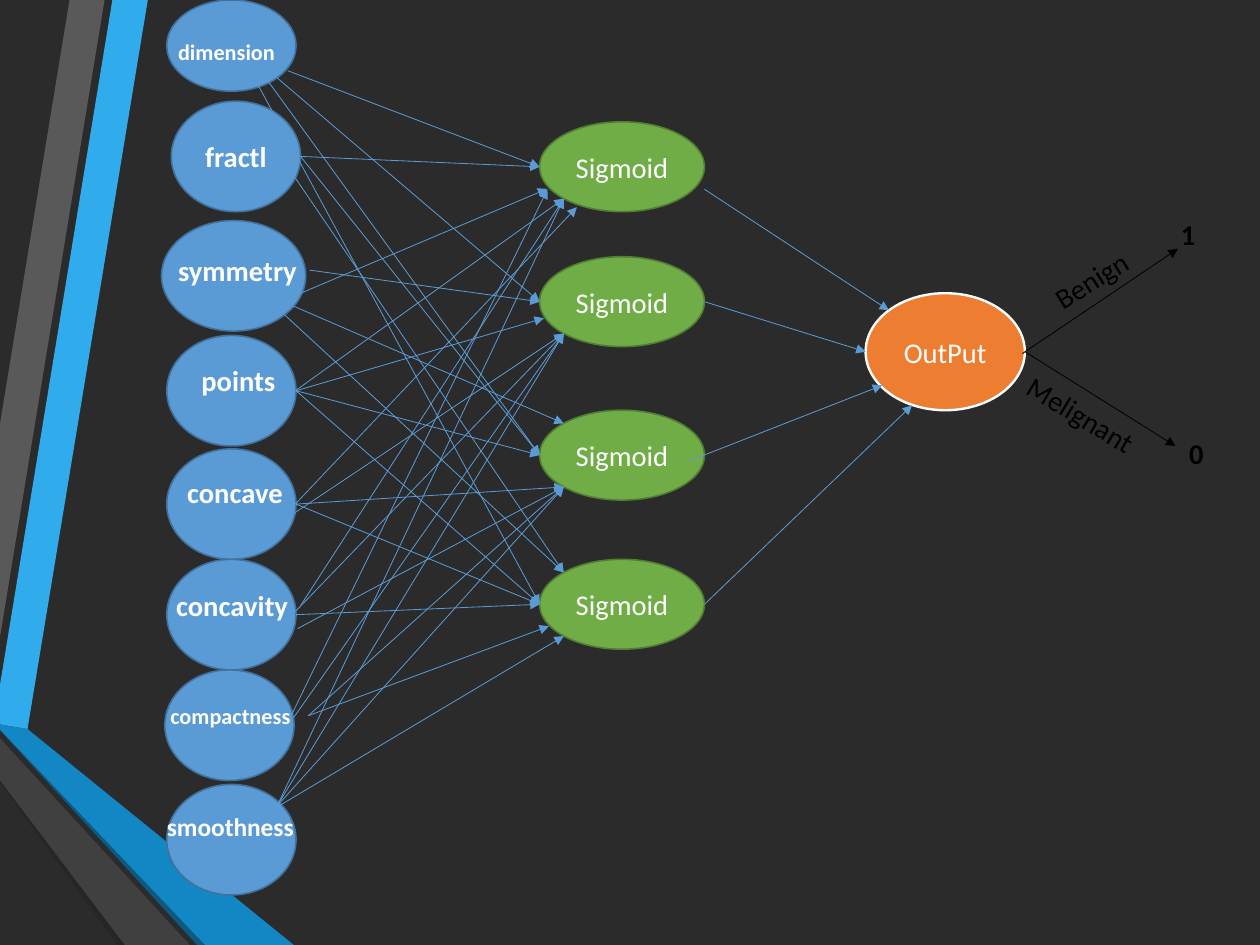
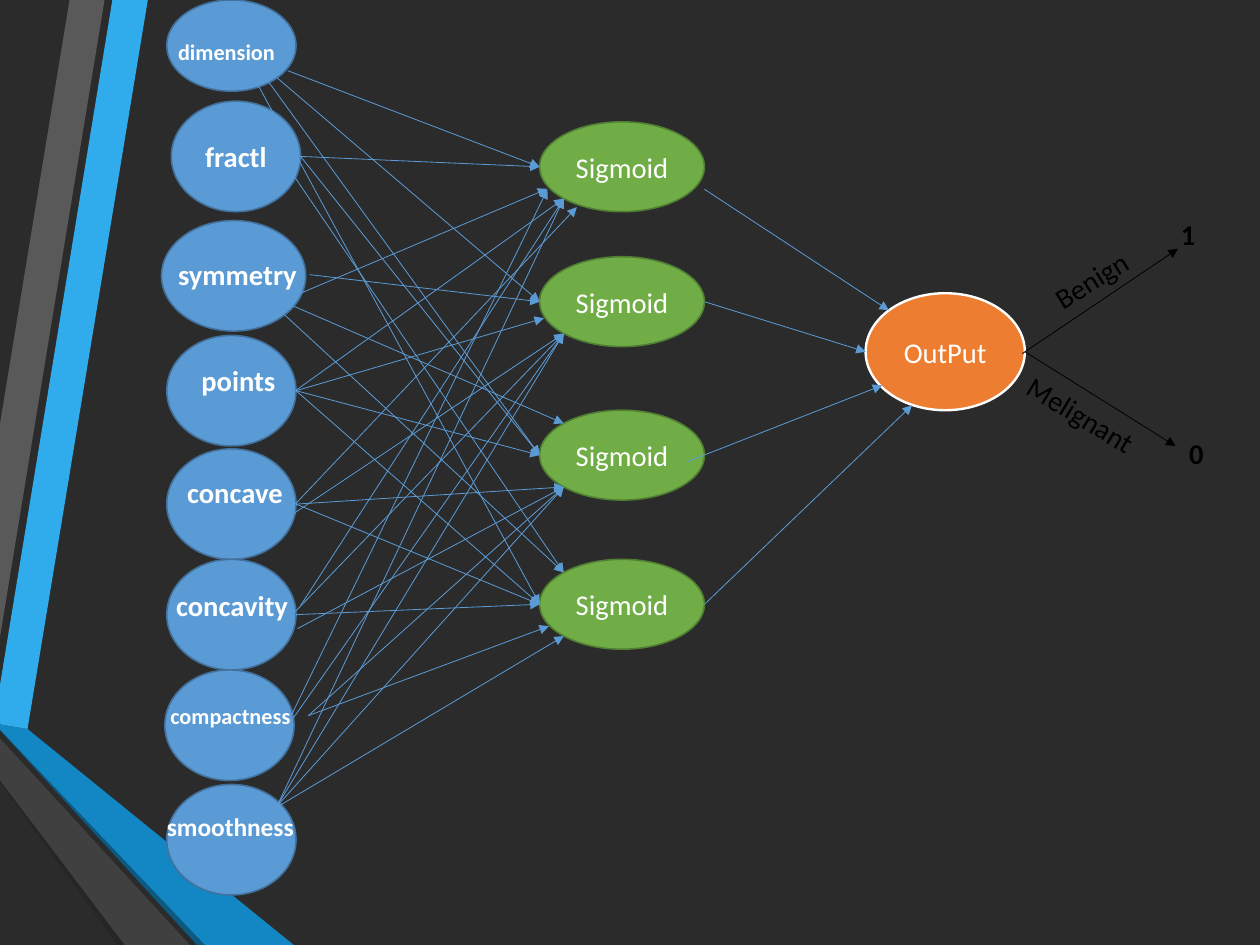
Before and after one commit to farouqBenarous/Neural_network_Breast_Cancer_Diagnostic, a slide deck: slide 13 of presantation.odp. Drawn at 1260x945 pixels with LibreOffice and Linux fonts; fonts in the diff are those of the drawing; background and template pictures are left out; a plain dark background stands for a picture behind light text. Boxes give left, top, right and bottom in pixels: in the first picture for what was removed or moved away, otherwise in the second. Text is boxed around its words. In the diff, an @@ line names an element or a change of style, - is before the commit and + after.

```diff
--- a/presantation.odp
+++ b/presantation.odp
@@ text "symmetry": place and size @@
-text "symmetry" at [178, 263, 297, 286]
+text "symmetry" at [178, 267, 297, 290]
@@ arrow moved from (310, 270) - (540, 302) to (310, 274) - (540, 302) @@
```
Also in this commit, not shown: 7 other slides changed, 1 other file.
